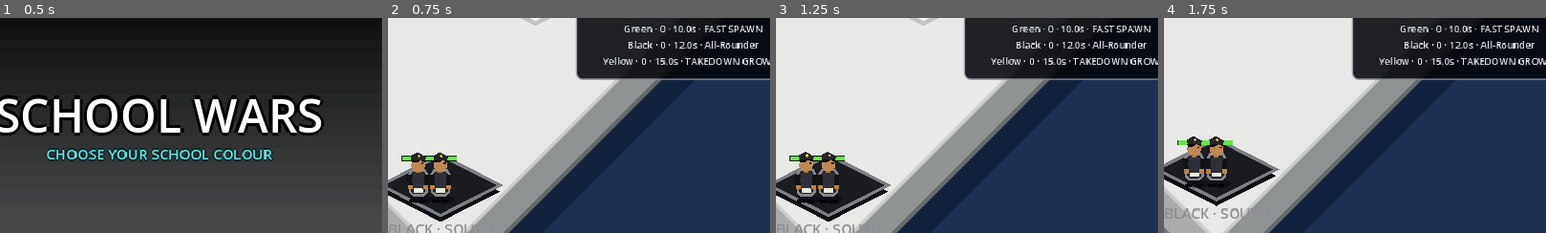
Above: before the commit, frames 1-4 (left to right).
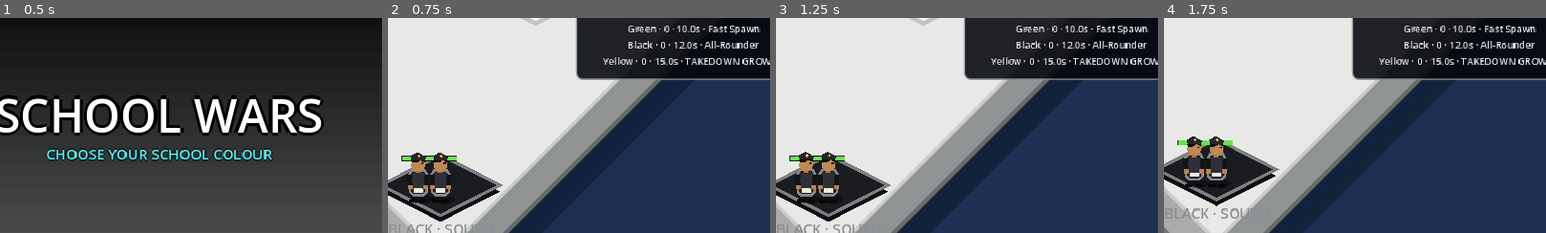
Above: after the commit, the same moments.

Repository: knigfty/school-wars
Game: Godot game, scene res://Scenes/main.tscn
Two runs of this game, one before a commit and one after it. Both use one fixed random seed, a clock stepped at 60 frames per second and the inputs below.
Inputs (mouse positions are % of the whole screen's width and height, from its top left):
- Up to frame 1 (0.5 s): no input
- Up to frame 2 (0.75 s): click (19, 82) at 0.5 s
- Up to frame 3 (1.25 s): no input
- Up to frame 4 (1.75 s): tap Enter at 1.25 s; move the mouse to (72, 45) at 1.27 s; tap K (camera_pan_down) at 1.35 s; click (72, 45) at 1.42 s
The pictures show only the part of the screen within x 43-93%, y 11-61%; the shares and areas given below are measured in that part.

Frame 1 is identical in both runs. In frame 2, 0.7% of the frame differs, in the area x 61-98%, y 3-8%; in frame 3, 0.7%; in frame 4, 0.7%.

Commit message:
set concise Green team trait

Diff:
--- a/Resources/Team/green_team.tres
+++ b/Resources/Team/green_team.tres
@@ -7,7 +7,7 @@
 team_id = &"green"
 display_name = "Green"
 color = Color(0.18, 0.68, 0.25, 1)
-trait_name = "FAST SPAWN"
+trait_name = "Fast Spawn"
 trait_description = "Fast enrollment: 10-second base spawn, 15-unit cap, 30 HP, and 5 DPS."
 base_spawn_interval = 10.0
 maximum_students = 15
